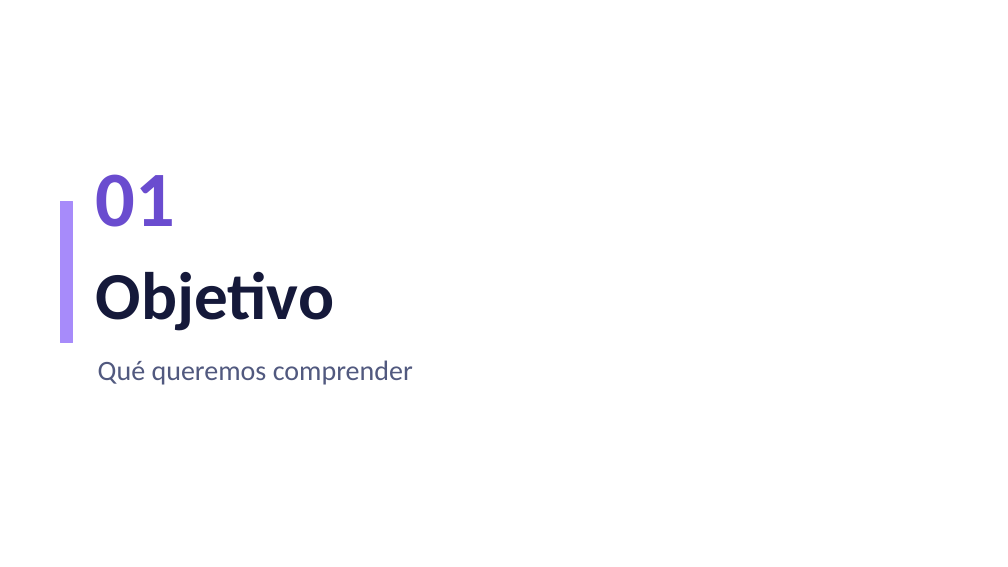
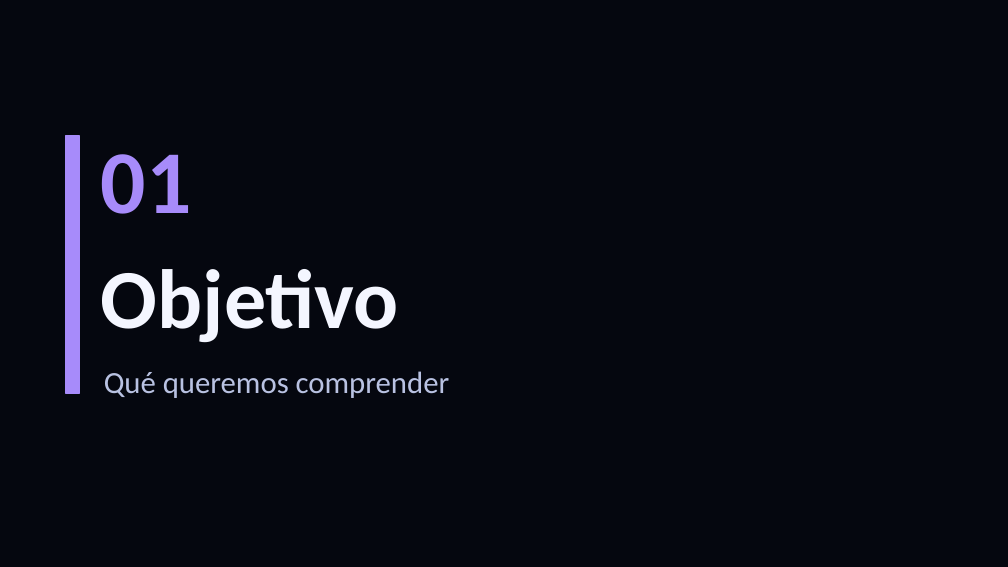
Before and after one commit to nestor120512/nes, a slide deck: slide 3 of Cocos_grampositivos_BLANCO.pptx. Drawn at 1008x567 pixels with LibreOffice and Linux fonts; fonts in the diff are those of the drawing; background and template pictures are left out. Boxes give left, top, right and bottom in pixels: in the first picture for what was removed or moved away, otherwise in the second. Text is boxed around its words. In the diff, an @@ line names an element or a change of style, - is before the commit and + after.

```diff
--- a/Cocos_grampositivos_BLANCO.pptx
+++ b/Cocos_grampositivos_BLANCO.pptx
@@ background #FFFFFF to picture (left out) @@
@@ rectangle resized from (x1=60, y1=202, x2=73, y2=343) to (x1=66, y1=136, x2=80, y2=393) @@
@@ text "01" moved from (x1=96, y1=174, x2=175, y2=227) to (x1=101, y1=154, x2=192, y2=214) @@
@@ text "01" at (x1=101, y1=154, x2=192, y2=214): size 56 to 64 pt, text colour #6A4CCF to #A78BFA @@
@@ text "Objetivo" at (x1=101, y1=269, x2=399, y2=343): size 48 to 60 pt, text colour #15193A to #F4F6FF @@
@@ text "Qué queremos comprender" moved from (x1=98, y1=360, x2=413, y2=385) to (x1=104, y1=371, x2=450, y2=398) @@
@@ text "Qué queremos comprender" at (x1=104, y1=371, x2=450, y2=398): size 20 to 22 pt, text colour #51597F to #B9C2E2 @@
```
Also in this commit, not shown: 3 other slides changed.
